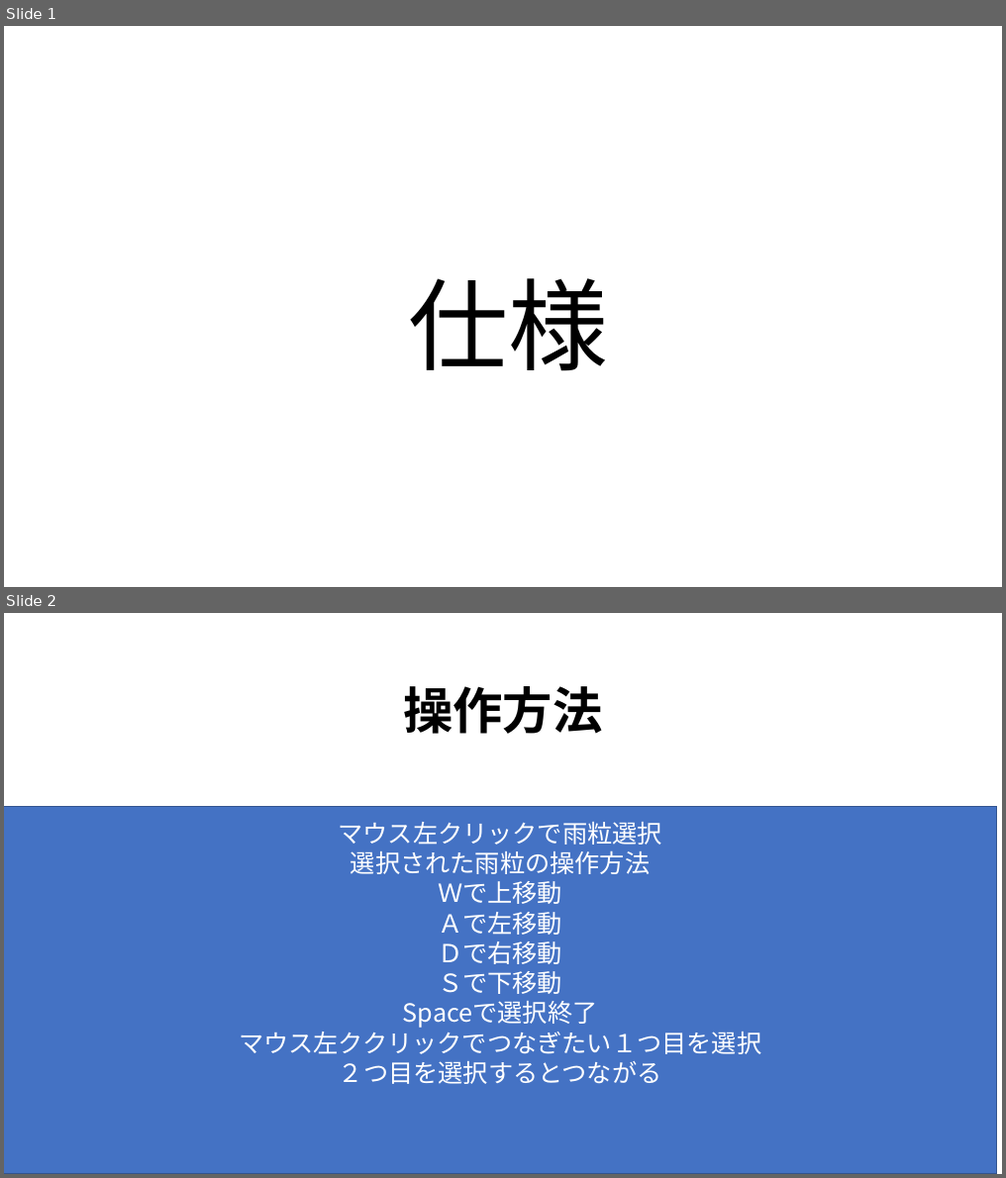
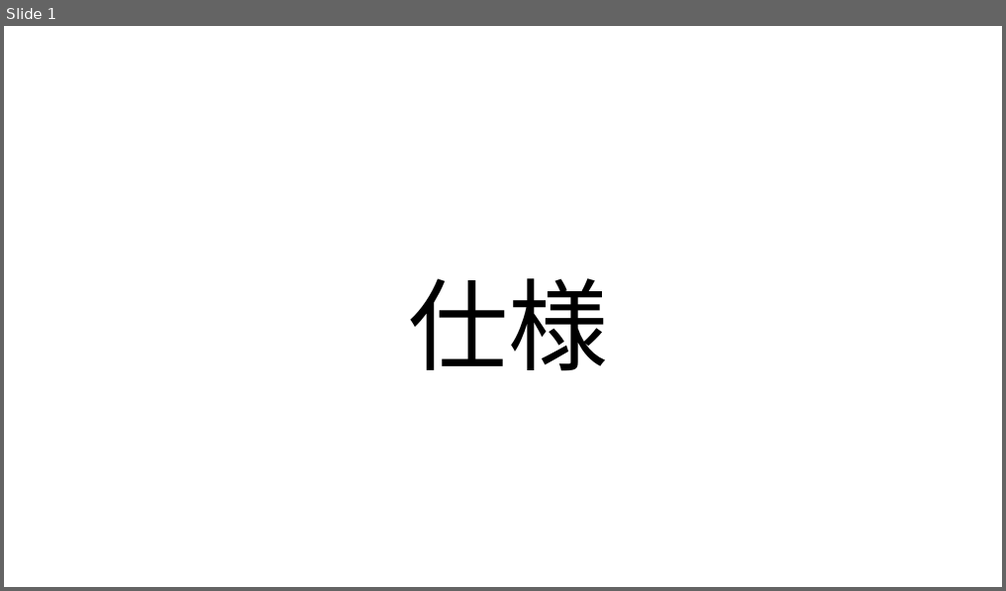
Before and after one commit to 2025Game/12Yamamoto, a slide deck: 3DLV3/Plam/仕様書.pptx. Shown one above the other, each under a label of ours: slides 1 and 2 before the commit, slide 1 after it. The pictures are 1006x1178 and 1006x591 pixels, drawn with LibreOffice and Linux fonts; fonts in the diff are those of the drawing. Boxes give left, top, right and bottom in pixels: in the first picture for what was removed or moved away, otherwise in the second. Text is boxed around its words. In the diff, an @@ line names an element or a change of style, - is before the commit and + after.

```diff
--- a/3DLV3/Plam/仕様書.pptx
+++ b/3DLV3/Plam/仕様書.pptx
@@ slide 2 removed at (x1=4, y1=613, x2=1002, y2=1174), background #FFFFFF @@
@@ rectangle removed at (x1=4, y1=613, x2=1002, y2=806) @@
-操作方法
@@ rectangle removed at (x1=4, y1=806, x2=997, y2=1174) @@
-マウス左クリックで雨粒選択
-選択された雨粒の操作方法
-Ｗで上移動
-Ａで左移動
-Ｄで右移動
-Ｓで下移動
-Spaceで選択終了
-マウス左ククリックでつなぎたい１つ目を選択
-２つ目を選択するとつながる
```
Also in this commit, not shown: 1 slide added, 6 other slides removed, 3 other files.
